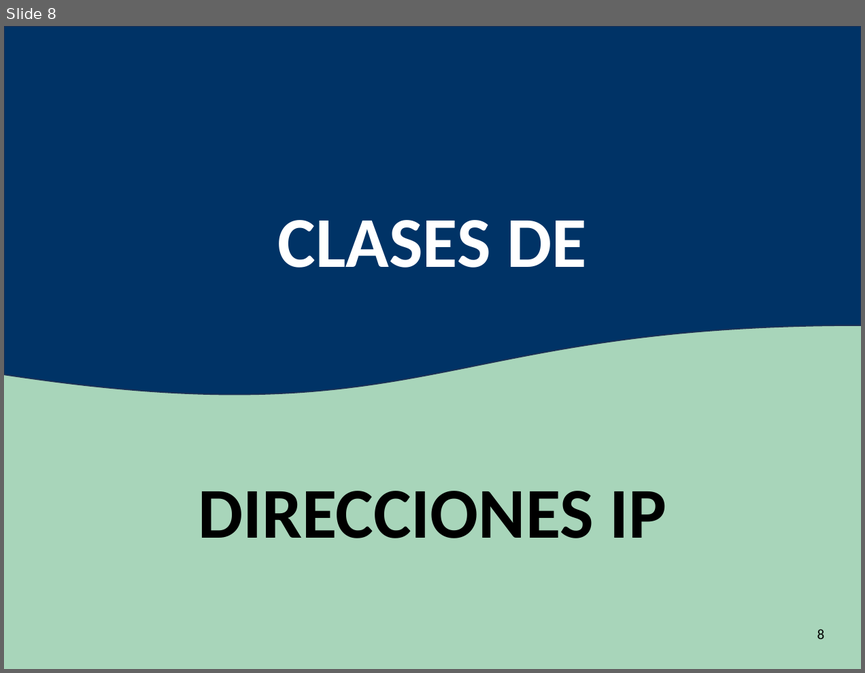
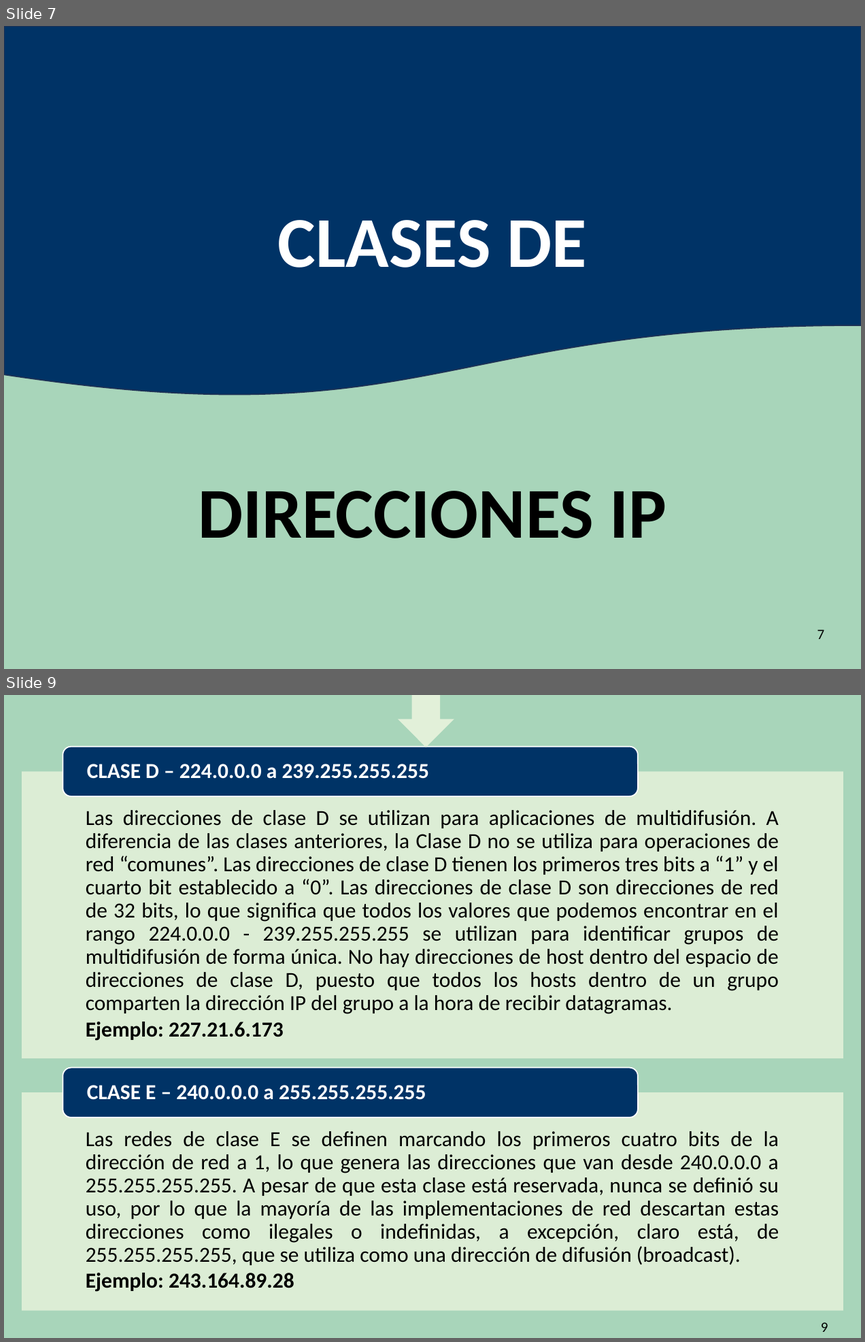
Before and after one commit to oloco2792/Universidad, a slide deck: REDES DE COMPUTADORA/UNIDAD X/UNIDAD X.pptx. Shown one above the other, each under a label of ours: slide 8 before the commit, slides 7 and 9 after it; the slides between them are not shown. The pictures are 865x673 and 865x1342 pixels, drawn with LibreOffice and Linux fonts; fonts in the diff are those of the drawing. Boxes give left, top, right and bottom in pixels: in the first picture for what was removed or moved away, otherwise in the second. Text is boxed around its words. In the diff, an @@ line names an element or a change of style, - is before the commit and + after.

```diff
--- a/REDES DE COMPUTADORA/UNIDAD X/UNIDAD X.pptx
+++ b/REDES DE COMPUTADORA/UNIDAD X/UNIDAD X.pptx
@@ slide 9 added at [4, 695, 861, 1338], background #A8D5BA @@
@@ down arrow added at [397, 695, 454, 747], fill #E2F0D9 @@
@@ group added at [22, 747, 844, 1310]: 4 texts, 2 rectangles, 2 rounded rectangles @@
+  Las direcciones de clase D se utilizan para aplicaciones de multidifusión. A diferencia de las clases anteriores, la Clase D no se utiliza para operaciones de red “comunes”. Las direcciones de clase D tienen los primeros tres bits a “1” y el cuarto bit establecido a “0”. Las direcciones de clase D son direcciones de red de 32 bits, lo que significa que todos los valores que podemos encontrar en el rango 224.0.0.0 - 239.255.255.255 se utilizan para identificar grupos de multidifusión de forma única. No hay direcciones de host dentro del espacio de direcciones de clase D, puesto que todos los hosts dentro de un grupo comparten la dirección IP del grupo a la hora de recibir datagramas.
+  Ejemplo: 227.21.6.173
+CLASE D – 224.0.0.0 a 239.255.255.255
+  Las redes de clase E se definen marcando los primeros cuatro bits de la dirección de red a 1, lo que genera las direcciones que van desde 240.0.0.0 a 255.255.255.255. A pesar de que esta clase está reservada, nunca se definió su uso, por lo que la mayoría de las implementaciones de red descartan estas direcciones como ilegales o indefinidas, a excepción, claro está, de 255.255.255.255, que se utiliza como una dirección de difusión (broadcast).
+  Ejemplo: 243.164.89.28
+CLASE E – 240.0.0.0 a 255.255.255.255
@@ page number added at [821, 1322, 828, 1331], 12 pt, text #000000 @@
+9
@@ what was slide 8 is now slide 7 @@
@@ page number at [817, 629, 825, 639]: text changed @@
-8
+7
```
Also in this commit, not shown: 3 slides changed, 13 other slides added, 7 slides removed, 2 other files.
